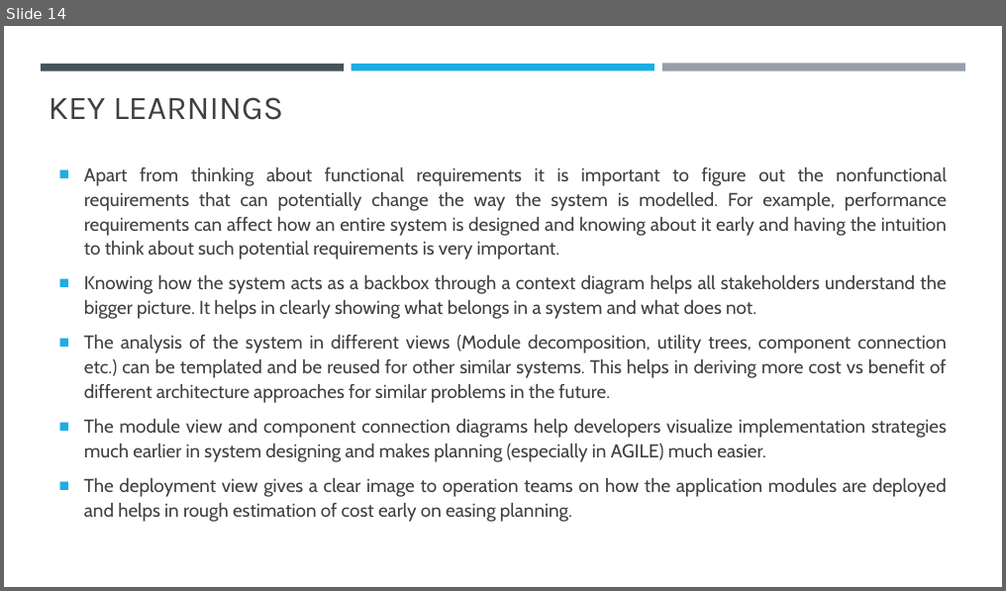
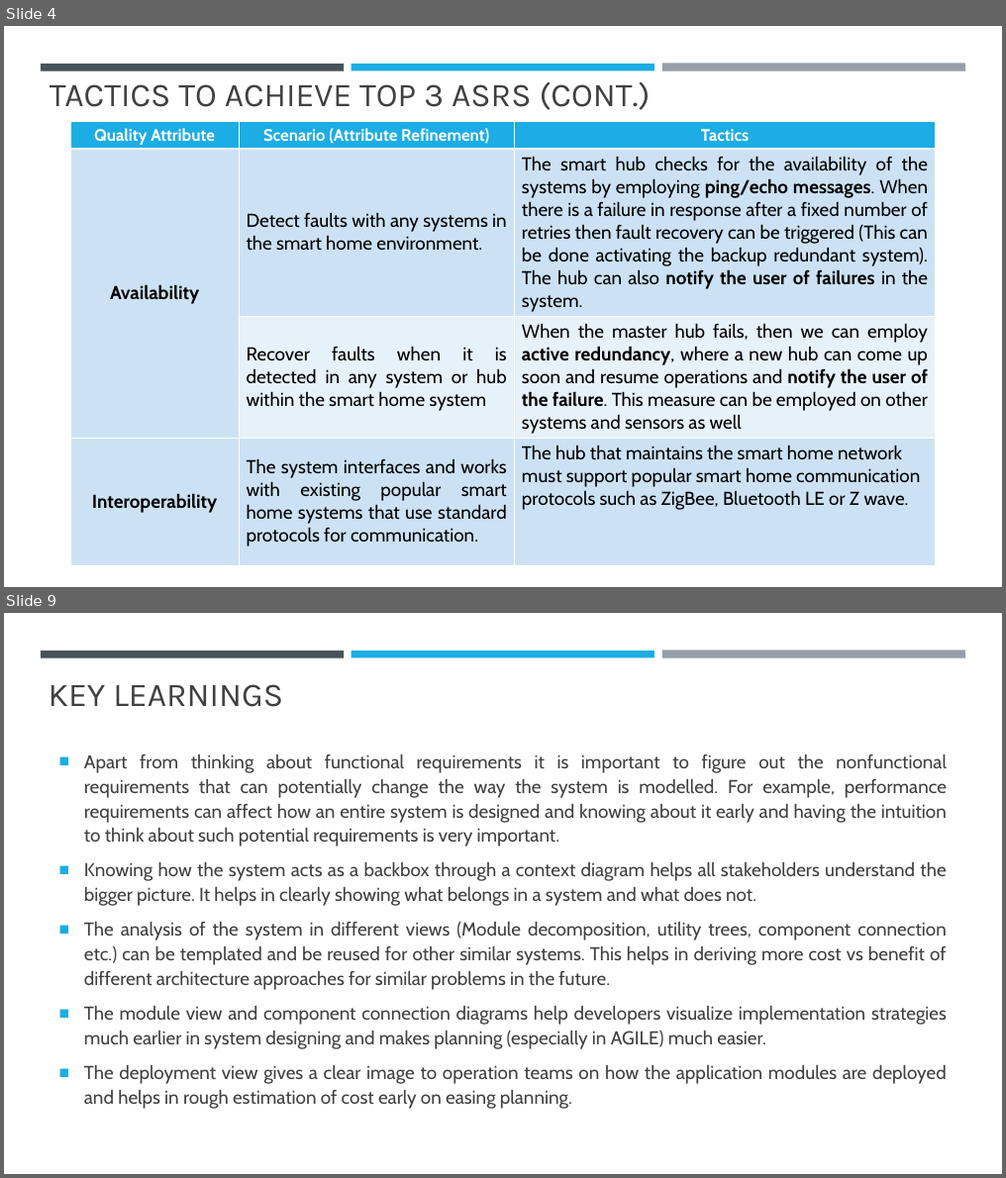
Before and after one commit to Akhilsudh/BITS-Assignment, a slide deck: Semester 2/Software Architecture/Assignment 2/SA-Assignment-2021MT12054.pptx. Shown one above the other, each under a label of ours: slide 14 before the commit, slides 4 and 9 after it; the slides between them are not shown. The pictures are 1006x591 and 1006x1178 pixels, drawn with LibreOffice and Linux fonts; fonts in the diff are those of the drawing. Boxes give left, top, right and bottom in pixels: in the first picture for what was removed or moved away, otherwise in the second. Text is boxed around its words. In the diff, an @@ line names an element or a change of style, - is before the commit and + after.

```diff
--- a/Semester 2/Software Architecture/Assignment 2/SA-Assignment-2021MT12054.pptx
+++ b/Semester 2/Software Architecture/Assignment 2/SA-Assignment-2021MT12054.pptx
@@ slide 4 added at [4,26,1002,587], background #FFFFFF; not listed: 3 template elements that a slide beside it also shows @@
@@ title added at [50,82,650,110], 32 pt, text #404040 @@
+TACTICS TO ACHIEVE TOP 3 ASRS (CONT.)
@@ table added at [70,121,936,561], 4 rows, 3 columns @@
+Quality Attribute | Scenario (Attribute Refinement) | Tactics
+Availability | Detect faults with any systems in the smart home environment. | The smart hub checks for the availability of the systems by employing ping/echo messages. When there is a failure in response after a fixed number of retries then fault recovery can be triggered (This can be done activating the backup redundant system). The hub can also notify the user of failures in the system.
+ | Recover faults when it is detected in any system or hub within the smart home system | When the master hub fails, then we can employ active redundancy, where a new hub can come up soon and resume operations and notify the user of the failure. This measure can be employed on other systems and sensors as well
+Interoperability | The system interfaces and works with existing popular smart home systems that use standard protocols for communication. | The hub that maintains the smart home network must support popular smart home communication protocols such as ZigBee, Bluetooth LE or Z wave.
@@ what was slide 14 is now slide 9 @@
```
Also in this commit, not shown: 3 slides changed, 4 other slides added, 10 slides removed, 9 other files.
